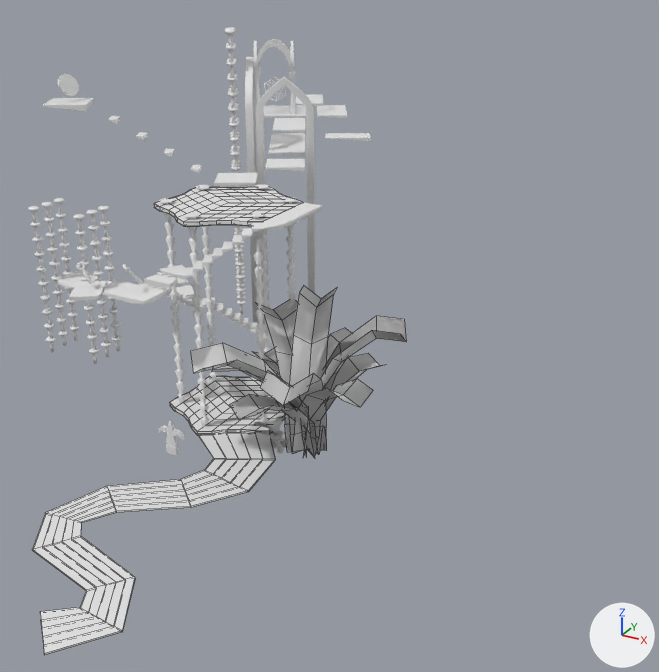
One commit to the Blender file 3D Platformer/Assets/Models/nivel1SandBox.blend: the scene before it, then after it.
Both versions are drawn from a camera (50 mm lens) standing at (34.7, -49.1, 31.7) and looking at (4.6, 5.6, 4.4). Lighting does not change. The marker at lower right points along +X, +Y and +Z. Mesh edges are drawn as thin lines on the coarser meshes.
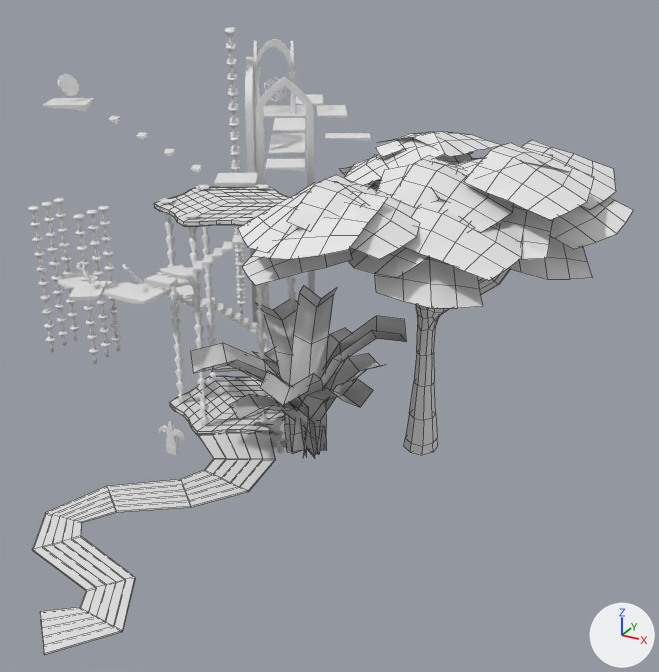
Where the change shows, as pixel boxes (x1, y1, x2, y2) in the pictures (659 x 672 px):
```json
{"object": "hojasArboles.016", "change": "added", "after": [238, 132, 633, 455], "faces in mat_hojasarboles (its picture is missing)": [238, 132, 633, 308], "faces in mat_material (white #e7e7e7)": [404, 268, 510, 455]}
```

Edits to the scene script, one JSON object a line:
```json
{"op": "add", "block": "mat_material", "code": ["mat_material = diffuse_material('Material')", "mat_material.base_color = (0.8, 0.8, 0.8)  # white #e7e7e7"]}
{"op": "add", "block": "mat_hojasarboles", "code": ["mat_hojasarboles = diffuse_material('hojasArboles')", "mat_hojasarboles.base_color = (0.8, 0.8, 0.8)  # white #e7e7e7"]}
{"op": "add", "block": "me_hojasarboles_016", "code": ["me_hojasarboles_016 = bpy.data.meshes.new('hojasArboles.016')", "me_hojasarboles_016.from_pydata(...)  # 1510 vertices, 1148 faces; spans x -2.71..2.55, y -3.76..2.66, z -4.09..0.84", "# faces by material slot: [640, 508]", "me_hojasarboles_016.materials.append(mat_hojasarboles)  # its picture is missing", "me_hojasarboles_016.materials.append(mat_material)  # white #e7e7e7"]}
{"op": "add", "block": "ob_hojasarboles_016", "code": ["ob_hojasarboles_016 = bpy.data.objects.new('hojasArboles.016', me_hojasarboles_016)", "ob_hojasarboles_016.location = (13.52, -0.79, 17.38)", "ob_hojasarboles_016.rotation_euler = (0.0, 0.347, 3.229)  # degrees (0, 20, 185)", "ob_hojasarboles_016.scale = (4.14, 4.14, 4.14)"]}
```
